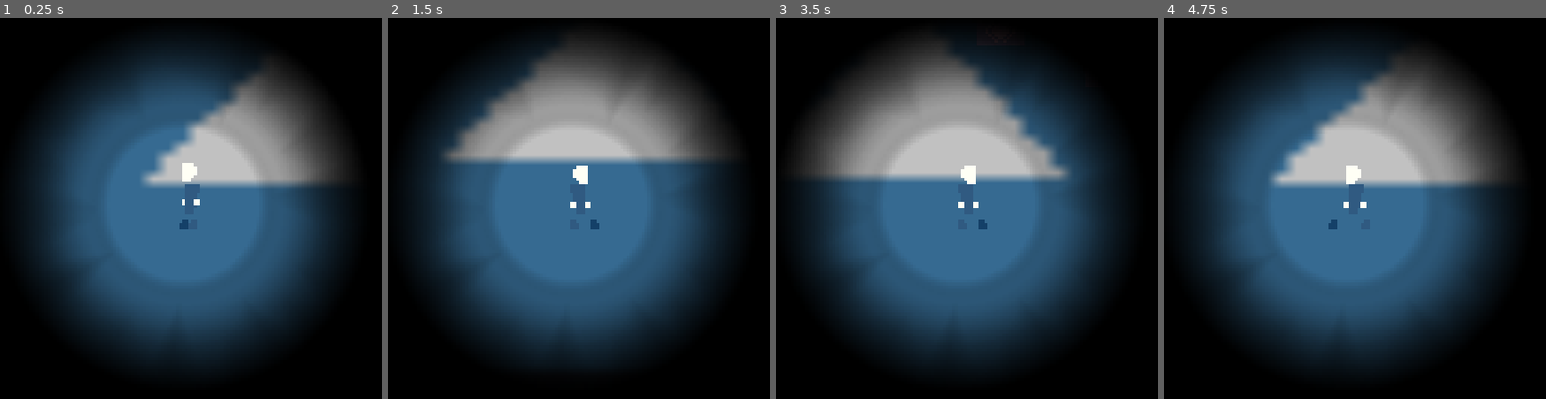
Above: before the commit, frames 1-4 (left to right).
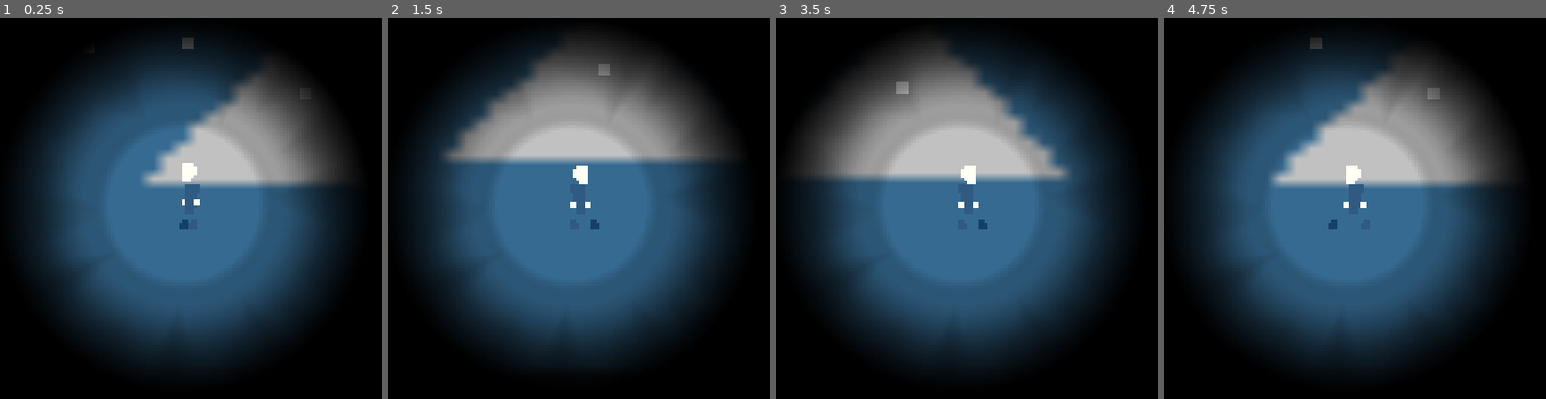
Above: after the commit, the same moments.

Repository: marco-vito/Low-Rez-Jam-2019
Game: Godot game, scene res://MainScene/MainScene.tscn
The game is run twice, just before and just after one commit, with the same random seed, the same clock (stepped at 60 frames per second) and the same inputs. The engine's default icon, where the game draws it, is replaced by a stand-in: a white triangle on a blue panel in a dark square.
Inputs:
- Up to frame 1 (0.25 s): no input
- Up to frame 2 (1.5 s): tap Enter at 0.5 s; hold Right (ui_right) 0.53-1.28 s; tap C (interact) at 0.6, 1.35 s; hold Down (ui_down) from 1.28 s (still down)
- Up to frame 3 (3.5 s): release Down (ui_down) at 2.03 s; hold Right (ui_right) 2.03-2.78 s; tap C (interact) at 2.1, 2.85 s; hold Up (ui_up) from 2.78 s (still down)
- Up to frame 4 (4.75 s): release Up (ui_up) at 3.53 s; hold Left (ui_left) from 3.53 s (still down); tap C (interact) at 3.6, 4.35 s

The runs differ from the first frame. In frame 1, less than 0.1% of the frame differs, in the area x 47-51%, y 5-9%; in frame 2, less than 0.1%; in frame 3, 0.1%; in frame 4, 0.2%, in the area x 38-73%, y 5-22%.

Commit message:
Bug fixing
Small bugs ans tests made

Diff:
--- a/MainScene/MainScene.tscn
+++ b/MainScene/MainScene.tscn
@@ -8,7 +8,8 @@
 [ext_resource path="res://Objects/GeneralUseObjects/Camera/Camera.tscn" type="PackedScene" id=6]
 [ext_resource path="res://Entities/Player/Player.tscn" type="PackedScene" id=7]
 [ext_resource path="res://MainScene/light128.png" type="Texture" id=8]
-[ext_resource path="res://Objects/Slate/Slate.tscn" type="PackedScene" id=9]
+[ext_resource path="res://Objects/GeneralUseObjects/Symbol/Symbol.tscn" type="PackedScene" id=9]
+[ext_resource path="res://Objects/Slate/Slate.tscn" type="PackedScene" id=10]
 
 [node name="Main Scene" type="Node2D"]
 script = ExtResource( 1 )
@@ -48,14 +49,17 @@
 shadow_enabled = true
 shadow_color = Color( 0.282353, 0.282353, 0.282353, 0 )
 
-[node name="Slate" parent="YSort" instance=ExtResource( 9 )]
-position = Vector2( 204.087, 67.4576 )
+[node name="Signal" parent="YSort" instance=ExtResource( 9 )]
+position = Vector2( 131.805, 62.7569 )
+toInstanciated = ExtResource( 10 )
 
-[node name="Slate2" parent="YSort" instance=ExtResource( 9 )]
-position = Vector2( 173.75, 49.8817 )
+[node name="Signal2" parent="YSort" instance=ExtResource( 9 )]
+position = Vector2( 98.6345, 64.21 )
+toInstanciated = ExtResource( 10 )
 
-[node name="Slate3" parent="YSort" instance=ExtResource( 9 )]
-position = Vector2( 240.683, 81.422 )
+[node name="Signal3" parent="YSort" instance=ExtResource( 9 )]
+position = Vector2( 171.292, 79.6512 )
+toInstanciated = ExtResource( 10 )
 
 [node name="CanvasModulate" type="CanvasModulate" parent="."]
 color = Color( 0, 0, 0, 1 )
--- a/Objects/GeneralUseObjects/Symbol/Symbol.gd
+++ b/Objects/GeneralUseObjects/Symbol/Symbol.gd
@@ -15,5 +15,6 @@
 
 func _on_interact(trigger):
 	var object = toInstanciated.instance()
+	object.global_position = self.global_position
 	get_parent().add_child(object)
 	queue_free()
--- a/Objects/Slate/Slate.gd
+++ b/Objects/Slate/Slate.gd
@@ -10,6 +10,8 @@
 func _process(delta):
 	if $Sprite.texture.region.size.y < 32:
 		$Sprite.texture.region.size.y += 1
+	else:
+		$LightOccluder2D.visible = true
 
 func _on_interact(trigger):
 	if interactable:
--- a/Objects/Slate/Slate.tscn
+++ b/Objects/Slate/Slate.tscn
@@ -16,7 +16,7 @@
 closed = false
 polygon = PoolVector2Array( 8, -10, 8, -2, -8, -2, -8, -10, 8, -10 )
 
-[node name="Slate" index="0" instance=ExtResource( 1 )]
+[node name="Slate" instance=ExtResource( 1 )]
 script = ExtResource( 2 )
 
 [node name="Sprite" type="Sprite" parent="." index="1"]
@@ -24,7 +24,8 @@
 texture = SubResource( 1 )
 region_rect = Rect2( 0, 0, 32, 32 )
 __meta__ = {
-"_edit_group_": true
+"_edit_group_": true,
+"_edit_lock_": true
 }
 
 [node name="StaticBody2D" type="StaticBody2D" parent="Sprite" index="0"]
@@ -50,5 +51,6 @@
 text = "This is a text. Later, important things will be written here."
 
 [node name="LightOccluder2D" type="LightOccluder2D" parent="." index="3"]
-position = Vector2( 0, -10.5333 )
+visible = false
+position = Vector2( 0, -24 )
 occluder = SubResource( 3 )
Not shown: 1 places in MainScene/MainScene.tscn that only renumber resources
